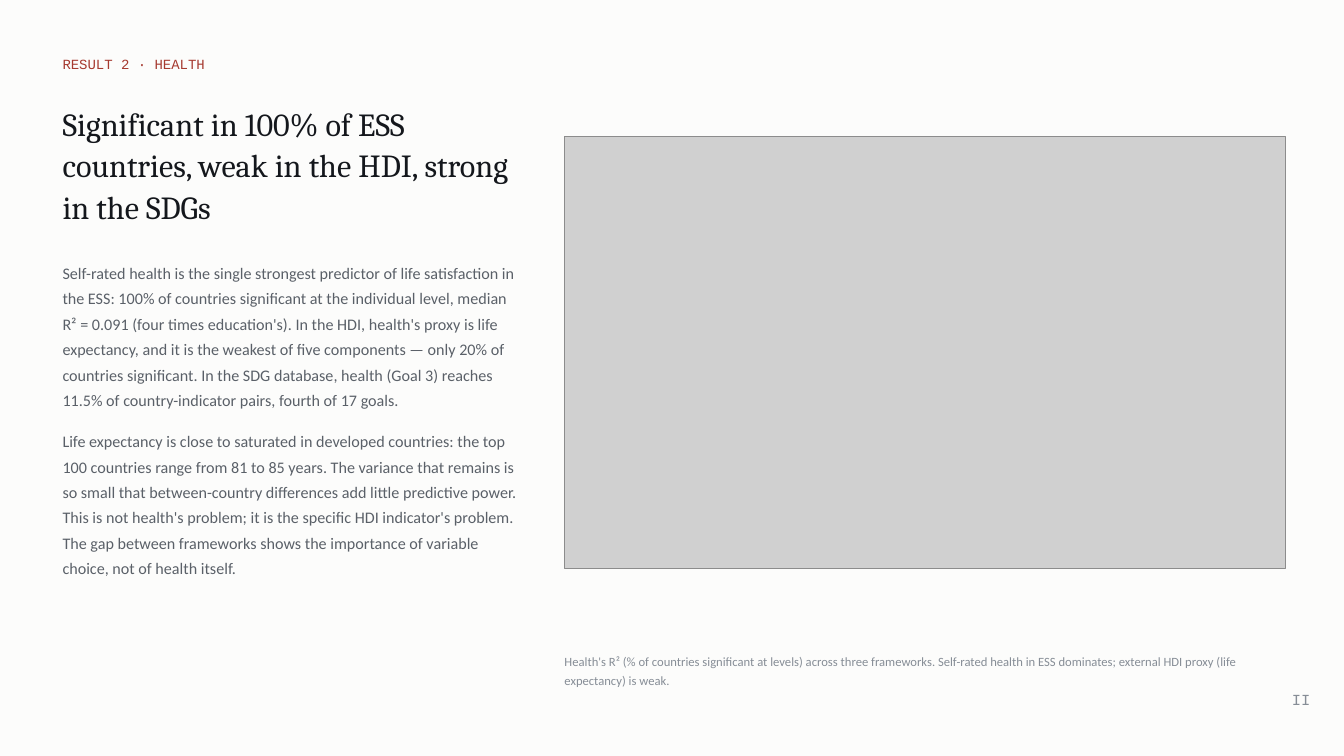
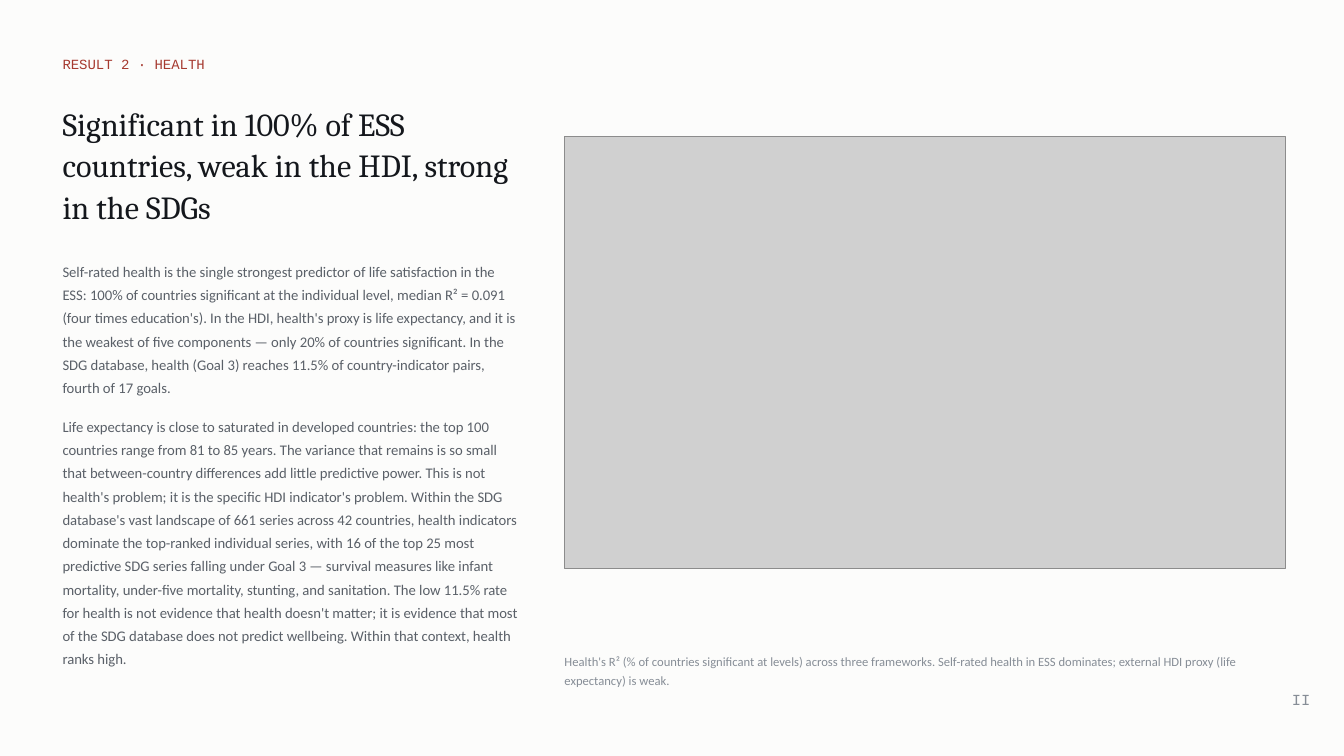
Before and after one commit to cwejnert/HDI-Happiness, a slide deck: slide 12 of deck/Measured_Where_It_Varies.pptx (slide 13 before the commit). Drawn at 1344x756 pixels with LibreOffice and Linux fonts; fonts in the diff are those of the drawing; grey boxes stand for pictures. Boxes give left, top, right and bottom in pixels: in the first picture for what was removed or moved away, otherwise in the second. Text is boxed around its words. In the diff, an @@ line names an element or a change of style, - is before the commit and + after.

```diff
--- a/deck/Measured_Where_It_Varies.pptx
+++ b/deck/Measured_Where_It_Varies.pptx
@@ text at bbox=[63, 267, 515, 396]: size 11.5 to 10.5 pt in "Self-rated health is the single strongest predictor ..." @@
@@ text at bbox=[63, 422, 518, 667]: text changed; size 11.5 to 10.5 pt @@
-Life expectancy is close to saturated in developed countries: the top 100 countries range from 81 to 85 years. The variance that remains is so small that between-country differences add little predictive power. This is not health's problem; it is the specific HDI indicator's problem. The gap between frameworks shows the importance of variable choice, not of health itself.
+Life expectancy is close to saturated in developed countries: the top 100 countries range from 81 to 85 years. The variance that remains is so small that between-country differences add little predictive power. This is not health's problem; it is the specific HDI indicator's problem. Within the SDG database's vast landscape of 661 series across 42 countries, health indicators dominate the top-ranked individual series, with 16 of the top 25 most predictive SDG series falling under Goal 3 — survival measures like infant mortality, under-five mortality, stunting, and sanitation. The low 11.5% rate for health is not evidence that health doesn't matter; it is evidence that most of the SDG database does not predict wellbeing. Within that context, health ranks high.
```
Also in this commit, not shown: 3 other slides changed, 5 slides removed, 1 other file.
